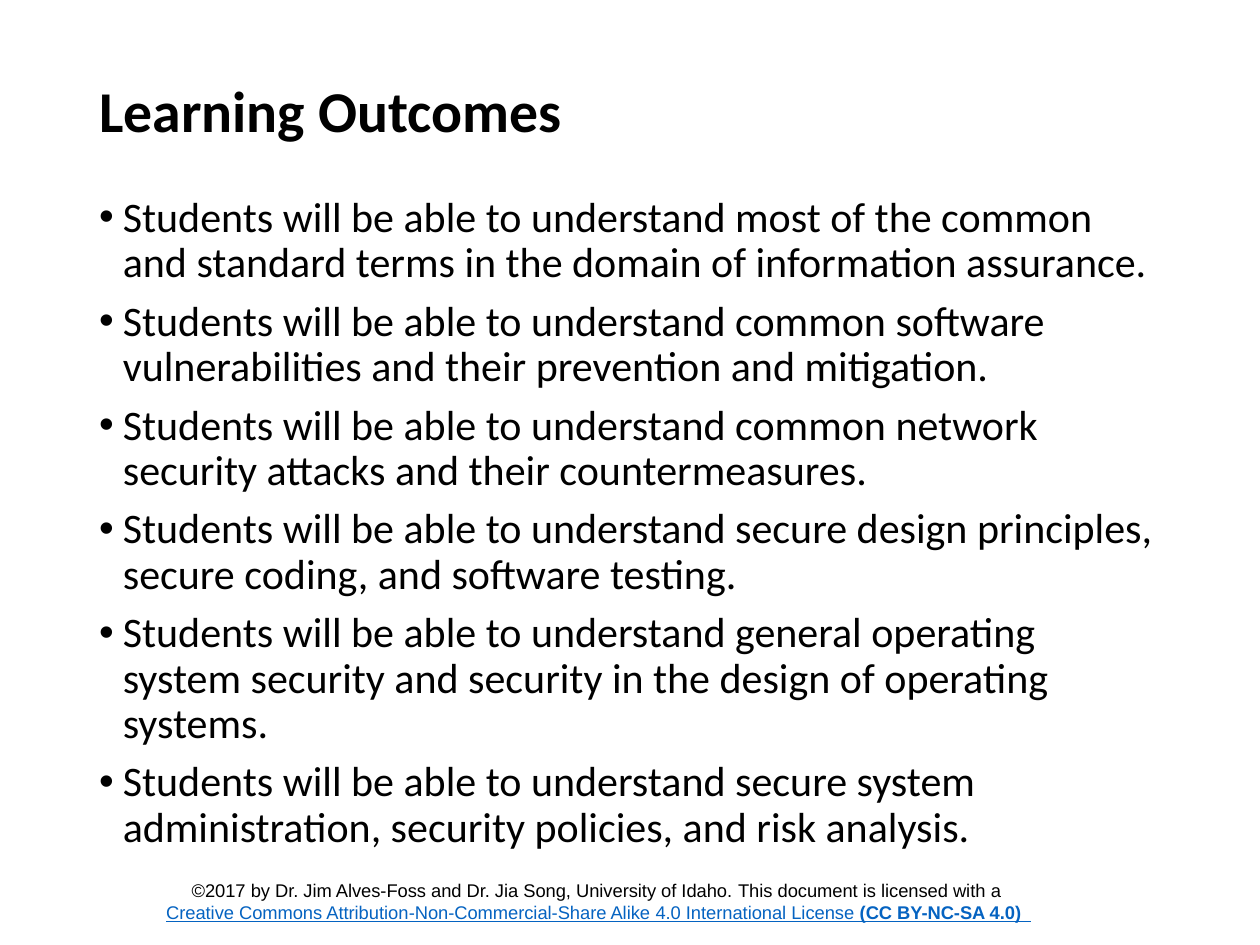
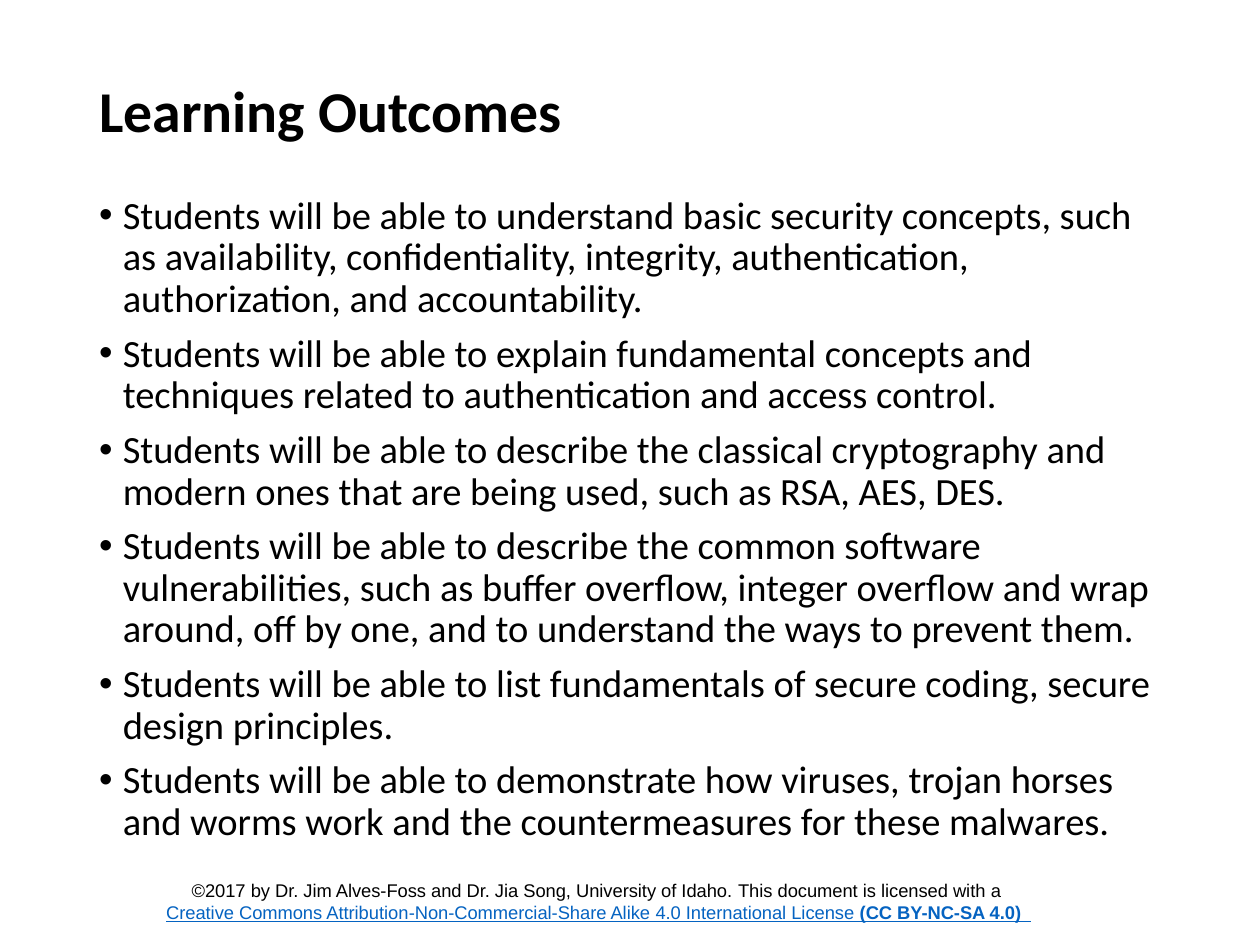
Before and after one commit to CenterForSecureAndDependableSystems/Teaching-Materials, a slide deck: slide 4 of IntroCyberSecurity/Module 1 Introduction/Lesson_1_Course_Overview.pptx. Drawn at 1260x945 pixels with LibreOffice and Linux fonts; fonts in the diff are those of the drawing; background and template pictures are left out. Boxes give left, top, right and bottom in pixels: in the first picture for what was removed or moved away, otherwise in the second. Text is boxed around its words. In the diff, an @@ line names an element or a change of style, - is before the commit and + after.

```diff
--- a/IntroCyberSecurity/Module 1 Introduction/Lesson_1_Course_Overview.pptx
+++ b/IntroCyberSecurity/Module 1 Introduction/Lesson_1_Course_Overview.pptx
@@ text at <box>123,202,1150,836</box>: text changed; size 24 to 22 pt @@
-• Students will be able to understand most of the common and standard terms in the domain of information assurance.
-• Students will be able to understand common software vulnerabilities and their prevention and mitigation.
-• Students will be able to understand common network security attacks and their countermeasures.
-• Students will be able to understand secure design principles, secure coding, and software testing.
-• Students will be able to understand general operating system security and security in the design of operating systems.
-• Students will be able to understand secure system administration, security policies, and risk analysis.
+• Students will be able to understand basic security concepts, such as availability, confidentiality, integrity, authentication, authorization, and accountability.
+• Students will be able to explain fundamental concepts and techniques related to authentication and access control.
+• Students will be able to describe the classical cryptography and modern ones that are being used, such as RSA, AES, DES.
+• Students will be able to describe the common software vulnerabilities, such as buffer overflow, integer overflow and wrap around, off by one, and to understand the ways to prevent them.
+• Students will be able to list fundamentals of secure coding, secure design principles.
+• Students will be able to demonstrate how viruses, trojan horses and worms work and the countermeasures for these malwares.
```
Also in this commit, not shown: 1 other slide changed, 1 slide added, 20 other files.
